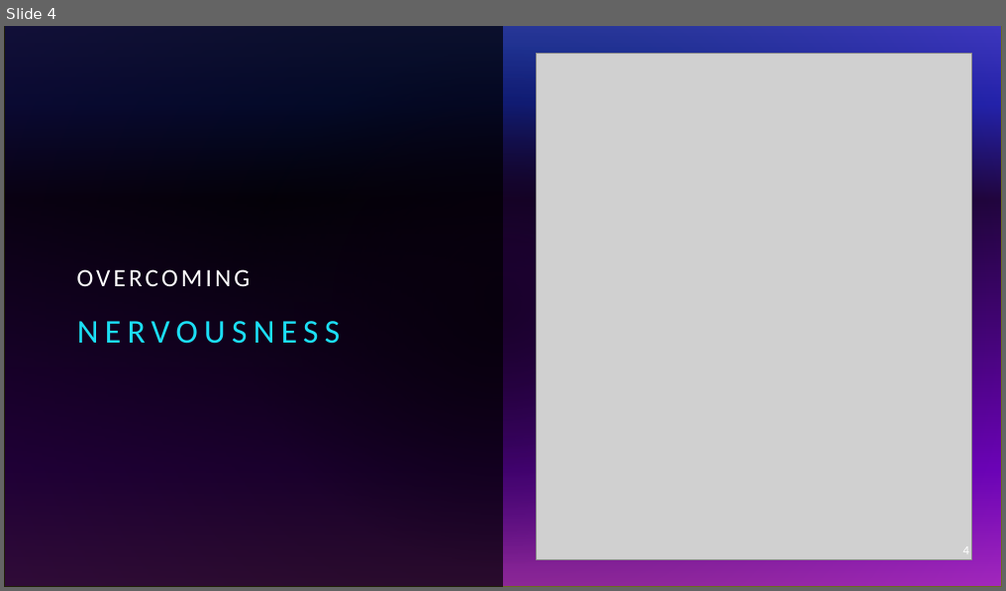
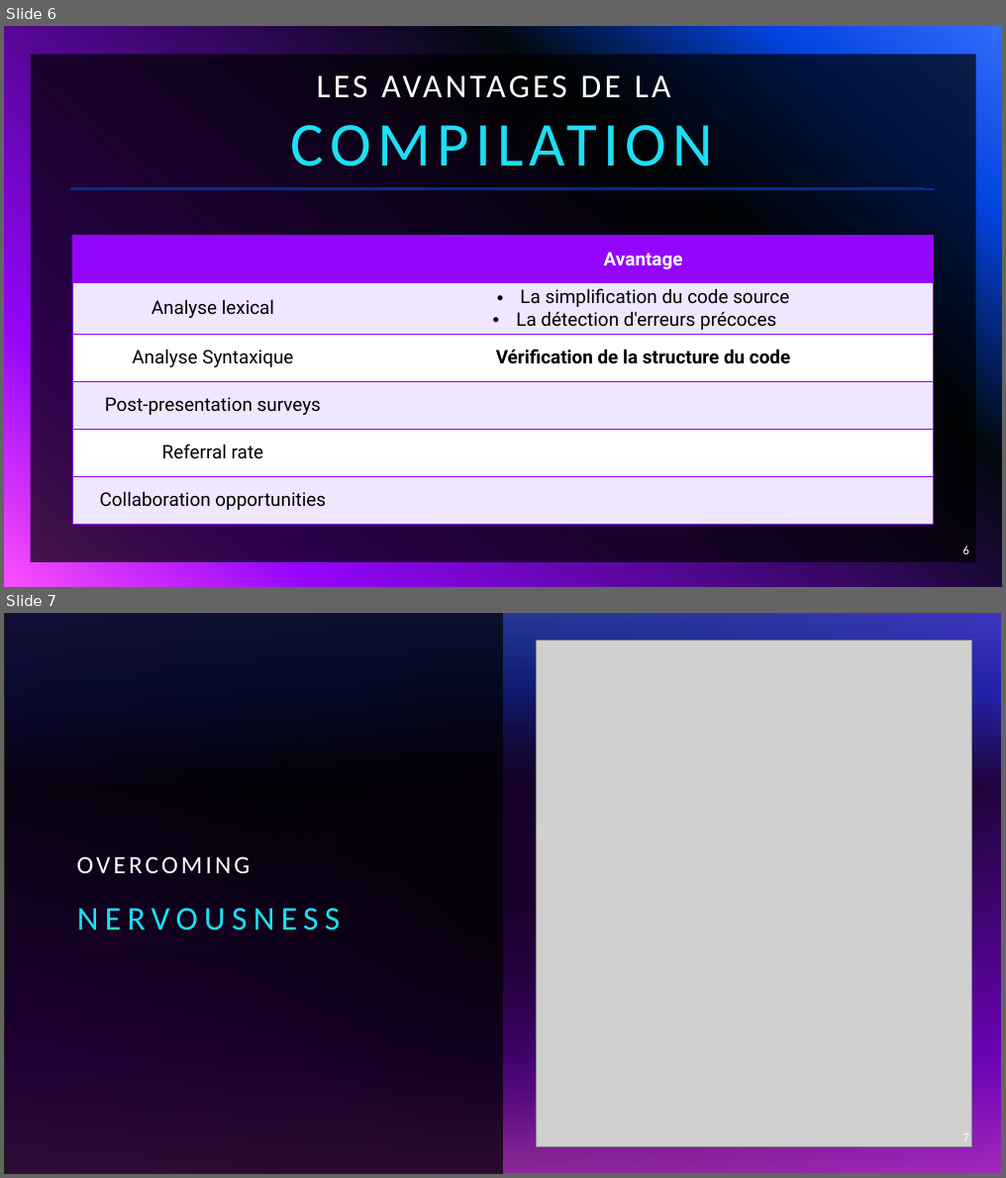
Before and after one commit to Firasss000/TLC, a slide deck: Theorie des langages.pptx. Shown one above the other, each under a label of ours: slide 4 before the commit, slides 6 and 7 after it. The pictures are 1006x591 and 1006x1178 pixels, drawn with LibreOffice and Linux fonts; fonts in the diff are those of the drawing; grey boxes stand for pictures. Boxes give left, top, right and bottom in pixels: in the first picture for what was removed or moved away, otherwise in the second. Text is boxed around its words. In the diff, an @@ line names an element or a change of style, - is before the commit and + after.

```diff
--- a/Theorie des langages.pptx
+++ b/Theorie des langages.pptx
@@ slide 6 added at bbox=[4, 26, 1002, 587], background gradient #316CFC to #0343DF to #02090E to #9405FC to #FC4EFB @@
@@ rectangle added at bbox=[30, 55, 976, 563], fill #000000 at 70% opacity @@
@@ title added at bbox=[317, 76, 671, 98], 32 pt, text #FFFFFF @@
+LES AVANTAGES DE LA
@@ text added at bbox=[30, 108, 976, 167], 60 pt, text #1CDFF5 @@
+COMPILATION
@@ line added from (70, 189) to (934, 189), #9405FC 2 pt @@
@@ line added from (70, 188) to (925, 188), #9405FC 2 pt @@
@@ table added at bbox=[72, 236, 933, 525], 6 rows, 2 columns @@
+ | Avantage
+Analyse lexical | La simplification du code source / La détection d'erreurs précoces
+Analyse Syntaxique | Vérification de la structure du code
+Post-presentation surveys | 
+Referral rate | 
+Collaboration opportunities | 
@@ page number added at bbox=[963, 546, 969, 555], 12 pt, text #FFFFFF @@
+6
@@ what was slide 4 is now slide 7 @@
@@ page number at bbox=[963, 1134, 969, 1140]: text changed @@
-4
+7
```
Also in this commit, not shown: 17 other slides added, 8 slides removed.
